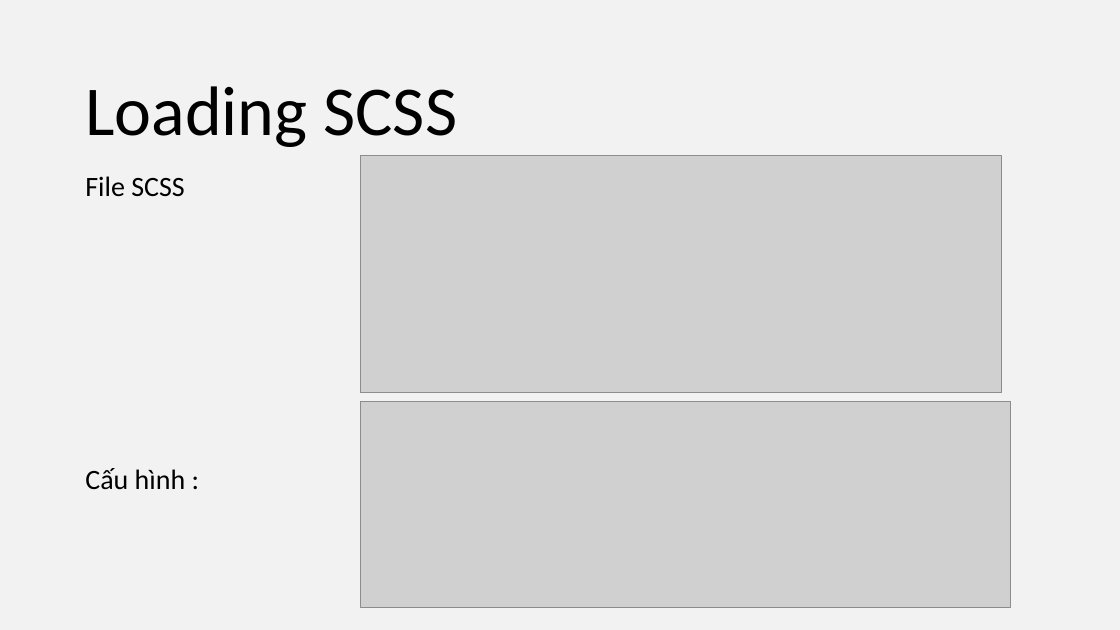
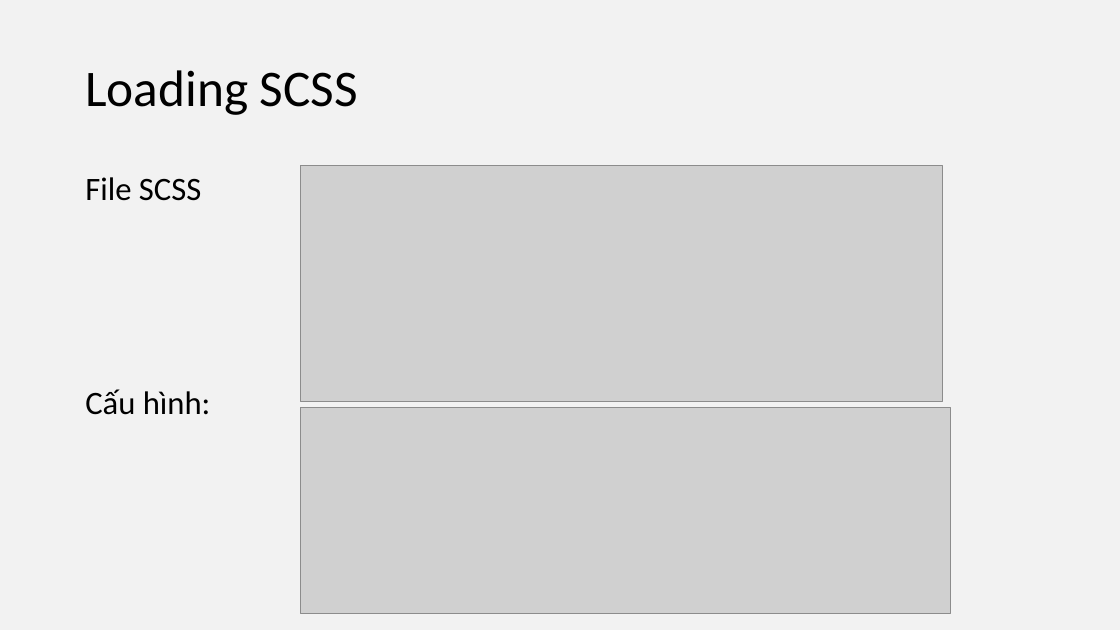
Before and after one commit to UDPT-2017/seminar-webpack-1412193-1412169, a slide deck: slide 12 of Sildewebpack.pptx. Drawn at 1120x630 pixels with LibreOffice and Linux fonts; fonts in the diff are those of the drawing; grey boxes stand for pictures. Boxes give left, top, right and bottom in pixels: in the first picture for what was removed or moved away, otherwise in the second. Text is boxed around its words. In the diff, an @@ line names an element or a change of style, - is before the commit and + after.

```diff
--- a/Sildewebpack.pptx
+++ b/Sildewebpack.pptx
@@ text "Loading SCSS": place and size @@
-text "Loading SCSS" at [85,86,457,147]
+text "Loading SCSS" at [85,70,358,115]
@@ text "Loading SCSS" at [85,70,358,115]: size 60 to 44 pt @@
@@ text at [85,177,201,201]: size 24 to 28 pt in "File SCSS" @@
@@ picture: place and size @@
-picture at [360,156,1002,392]
+picture at [301,166,943,402]
@@ text at [85,389,211,415]: text changed; size 24 to 28 pt @@
-Cấu hình :
+Cấu hình:
@@ picture: place and size @@
-picture at [360,402,1011,607]
+picture at [301,408,951,613]
```
Also in this commit, not shown: 11 other slides changed.
